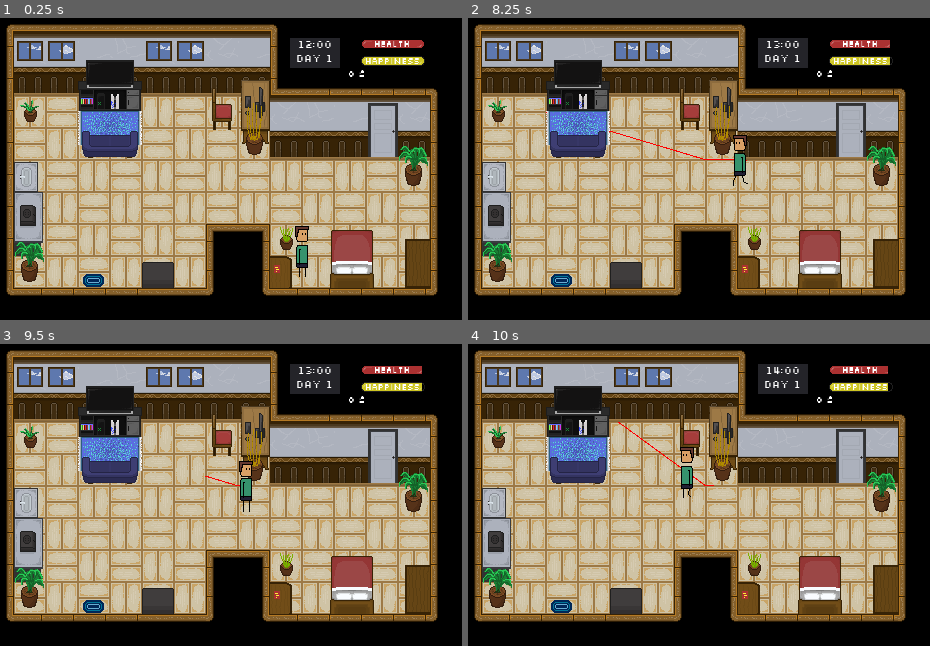
Above: before the commit, frames 1-4 (two rows, left to right).
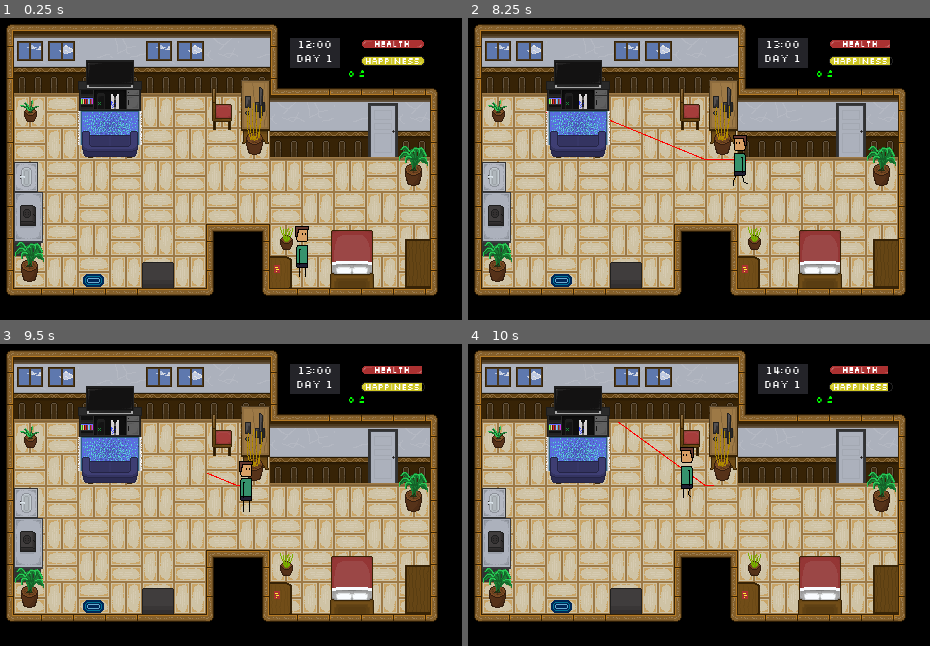
Above: after the commit, the same moments.

Repository: sun-wise-man/work-from-home
Game: Godot game, scene res://scenes/main.tscn
Same seed, same stepped clock (60 frames per second), same inputs: the game is played once before the commit and once after it.
Inputs (mouse positions are in pixels of both pictures, inside the frame that each line leads up to):
- Up to frame 1 (0.25 s): no input
- Up to frame 2 (8.25 s): move the mouse to (819, 259) at 0.52 s; click (819, 259) at 0.67 s; click "Go to sleep" at 1.25 s; move the mouse to (495, 217) at 2.02 s; click (495, 217) at 2.17 s; click "Make a meal" at 2.75 s; move the mouse to (578, 99) at 3.52 s; click (578, 99) at 3.67 s; click "Play a game" at 4.25 s; move the mouse to (722, 117) at 5.02 s; click (722, 117) at 5.17 s; click "Do a work" at 5.75 s; move the mouse to (851, 129) at 6.52 s; click (851, 129) at 6.67 s; click "Use bathroom" at 7.25 s; move the mouse to (546, 111) at 8.02 s; click (546, 111) at 8.17 s
- Up to frame 3 (9.5 s): move the mouse to (244, 485) at 8.77 s; click (244, 485) at 8.92 s
- Up to frame 4 (10 s): move the mouse to (615, 407) at 9.52 s; click (615, 407) at 9.67 s

The runs differ from the first frame. In frame 1, less than 0.1% of the frame differs, in the area x 75-79%, y 17-20%; in frame 2, 0.2%, in the area x 30-79%, y 17-48%; in frame 3, less than 0.1%; in frame 4, less than 0.1%.

Commit message:
collision update and element bar gain total ui

Diff:
--- a/scenes/Main.gd
+++ b/scenes/Main.gd
@@ -136,10 +136,10 @@
 		$GUI/HealthBar.value += health_gain_total
 		$GUI/HappinessBar.value += happiness_gain_total
 		money += work_gain_total
+		$GUI/HealthBar/Status.get_gain_number(health_gain_total)
+		$GUI/HappinessBar/Status.get_gain_number(happiness_gain_total)
+		$GUI/MoneyText/Status.get_gain_number(work_gain_total)
 		reset_money()
-		$Player/Status.visible = true
-		$Player/Status.text = (str(health_gain_total) + " " + str(happiness_gain_total)
-			+ " " + str(work_gain_total))
 
 func reset_money():
 	$GUI/MoneyText.text = str(money) + " $"
--- a/scenes/Status.gd
+++ b/scenes/Status.gd
@@ -5,3 +5,11 @@
 	if visible == true:
 		yield(get_tree().create_timer(1.0), "timeout")
 		visible = false
+
+func get_gain_number(total):
+	if total > 0:
+		visible = true
+		text = "+" + str(total)
+	elif total < 0:
+		visible = true
+		text = str(total)
--- a/scenes/main.tscn
+++ b/scenes/main.tscn
@@ -34,9 +34,9 @@
 [ext_resource path="res://sprites/Element_Bar/Happiness_GUI_64x.png" type="Texture" id=32]
 
 [sub_resource type="NavigationPolygon" id=1]
-vertices = PoolVector2Array( 439.385, 184.104, 440.561, 212.316, 417.061, 212.066, 416.936, 182.982, 340.561, 222.316, 317.561, 212.316, 302.218, 196.477, 288.561, 158.316, 418.078, 158.506, 400.561, 222.316, 64.5613, 150.316, 40.5613, 150.316, 40.5613, 122.276, 63.9934, 122.475, 248.926, 142.315, 210.561, 277.316, 72.5613, 278.316, 72.5613, 182.316, 210.559, 196.792, 417.311, 278.316, 400.561, 278.316, 340.561, 278.316, 317.652, 278.372, 64.5613, 182.316, 64.5887, 93.9015, 248.505, 94.3163, 256.069, 157.99, 256.069, 142.513, 302.561, 212.316 )
-polygons = [ PoolIntArray( 0, 1, 2, 3 ), PoolIntArray( 4, 5, 6, 7, 8, 3, 9 ), PoolIntArray( 10, 11, 12, 13, 14 ), PoolIntArray( 15, 16, 17, 18 ), PoolIntArray( 2, 19, 20, 9, 3 ), PoolIntArray( 21, 22, 5, 4 ), PoolIntArray( 17, 23, 10, 14 ), PoolIntArray( 24, 25, 14, 13 ), PoolIntArray( 26, 18, 17, 14, 27 ), PoolIntArray( 5, 28, 6 ), PoolIntArray( 6, 18, 26, 7 ) ]
-outlines = [ PoolVector2Array( 72.5613, 278.316, 72.5613, 18 …(452 unchanged characters)… 77, 210.559, 196.792, 210.561, 277.316 ) ]
+vertices = PoolVector2Array( 416.936, 182.982, 439.385, 184.104, 440.561, 212.316, 417.061, 212.066, 302.218, 196.477, 288.561, 158.316, 418.078, 158.506, 40.5613, 150.316, 40.5613, 122.276, 63.9934, 122.475, 64.5613, 150.316, 210.559, 196.792, 210.561, 277.316, 72.5613, 278.316, 72.5613, 182.316, 97.0876, 157.617, 160.241, 157.302, 256.069, 142.513, 256.069, 157.99, 248.926, 142.315, 160.241, 118.559, 248.505, 94.3163, 64.5887, 93.9015, 96.1426, 118.559, 64.5613, 182.316, 302.561, 212.316, 317.561, 212.316, 417.311, 278.316, 400.561, 278.316, 400.561, 222.316, 340.561, 222.316, 317.652, 278.372, 340.561, 278.316 )
+polygons = [ PoolIntArray( 0, 1, 2, 3, 4 ), PoolIntArray( 5, 6, 0, 4 ), PoolIntArray( 7, 8, 9, 10 ), PoolIntArray( 11, 12, 13, 14, 15, 16 ), PoolIntArray( 17, 18, 11, 16, 19 ), PoolIntArray( 19, 16, 20, 21 ), PoolIntArray( 22, 21, 20, 23 ), PoolIntArray( 9, 22, 23, 15, 10 ), PoolIntArray( 24, 10, 15, 14 ), PoolIntArray( 4, 11, 18, 5 ), PoolIntArray( 25, 4, 3, 26 ), PoolIntArray( 3, 27, 28, 29 ), PoolIntArray( 26, 3, 29, 30 ), PoolIntArray( 31, 26, 30, 32 ) ]
+outlines = [ PoolVector2Array( 72.5613, 278.316, 72.5613, 18 …(452 unchanged characters)… 77, 210.559, 196.792, 210.561, 277.316 ), PoolVector2Array( 97.0876, 157.617, 160.241, 157.302, 160.241, 118.559, 96.1426, 118.559 ) ]
 
 [sub_resource type="TileSet" id=2]
 0/name = "Floor_Wall_64x.png 0"
@@ -646,10 +646,6 @@
 [sub_resource type="RectangleShape2D" id=5]
 extents = Vector2( 7.15993, 26.0387 )
 
-[sub_resource type="DynamicFont" id=6]
-size = 9
-font_data = ExtResource( 25 )
-
 [sub_resource type="RectangleShape2D" id=7]
 extents = Vector2( 22.5005, 29.868 )
 
@@ -657,10 +653,10 @@
 extents = Vector2( 16, 25.9756 )
 
 [sub_resource type="RectangleShape2D" id=9]
-extents = Vector2( 17.7689, 11.3794 )
+extents = Vector2( 30.9083, 25.8009 )
 
 [sub_resource type="RectangleShape2D" id=10]
-extents = Vector2( 16, 13.0445 )
+extents = Vector2( 16, 24.8267 )
 
 [sub_resource type="RectangleShape2D" id=11]
 extents = Vector2( 17, 28 )
@@ -722,6 +718,10 @@
 size = 13
 font_data = ExtResource( 25 )
 
+[sub_resource type="DynamicFont" id=36]
+size = 10
+font_data = ExtResource( 25 )
+
 [sub_resource type="DynamicFont" id=24]
 size = 13
 font_data = ExtResource( 25 )
@@ -776,6 +776,7 @@
 starting_hour = 12
 
 [node name="Navigation2D" type="Navigation2D" parent="."]
+visible = false
 
 [node name="NavigationPolygonInstance" type="NavigationPolygonInstance" parent="Navigation2D"]
 position = Vector2( -0.561279, 1.68368 )
@@ -813,19 +814,6 @@
 [node name="CollisionShape2D" type="CollisionShape2D" parent="Player"]
 shape = SubResource( 5 )
 
-[node name="Status" type="Label" parent="Player"]
-visible = false
-margin_left = -25.0
-margin_top = -32.0
-margin_right = 25.0
-margin_bottom = -15.0
-custom_fonts/font = SubResource( 6 )
-text = "+0 +0 +0"
-script = ExtResource( 29 )
-__meta__ = {
-"_edit_use_anchors_": false
-}
-
 [node name="Objects" type="Node2D" parent="."]
 
 [node name="Bed" type="Sprite" parent="Objects"]
@@ -878,7 +866,7 @@
 [node name="Area2D" type="Area2D" parent="Objects/Console"]
 
 [node name="CollisionShape2D" type="CollisionShape2D" parent="Objects/Console/Area2D"]
-position = Vector2( 0.235962, 20.1442 )
+position = Vector2( -0.117584, 6.17884 )
 shape = SubResource( 9 )
 
 [node name="PC" type="Sprite" parent="Objects"]
@@ -896,7 +884,7 @@
 [node name="Area2D" type="Area2D" parent="Objects/PC"]
 
 [node name="CollisionShape2D" type="CollisionShape2D" parent="Objects/PC/Area2D"]
-position = Vector2( 16.25, 4.25 )
+position = Vector2( 16.0831, -7.09615 )
 shape = SubResource( 10 )
 
 [node name="Bathroom" type="Sprite" parent="Objects"]
@@ -963,7 +951,6 @@
 texture_progress = ExtResource( 30 )
 script = ExtResource( 11 )
 __meta__ = {
-"_edit_group_": true,
 "_edit_use_anchors_": false
 }
 
@@ -980,6 +967,17 @@
 "_edit_use_anchors_": false
 }
 
+[node name="Status" type="Label" parent="GUI/HealthBar"]
+visible = false
+margin_left = 67.5287
+margin_top = 26.6933
+margin_right = 107.529
+margin_bottom = 40.6933
+custom_fonts/font = SubResource( 36 )
+custom_colors/font_color = Color( 0.67451, 0.196078, 0.196078, 1 )
+text = "+0"
+script = ExtResource( 29 )
+
 [node name="HappinessBar" type="TextureProgress" parent="GUI"]
 margin_left = 379.0
 margin_top = 29.0
@@ -990,7 +988,6 @@
 texture_progress = ExtResource( 32 )
 script = ExtResource( 11 )
 __meta__ = {
-"_edit_group_": true,
 "_edit_use_anchors_": false
 }
 
@@ -1007,6 +1004,20 @@
 "_edit_use_anchors_": false
 }
 
+[node name="Status" type="Label" parent="GUI/HappinessBar"]
+visible = false
+margin_left = 67.7055
+margin_top = 26.8406
+margin_right = 107.705
+margin_bottom = 40.8406
+custom_fonts/font = SubResource( 36 )
+custom_colors/font_color = Color( 0.807843, 0.776471, 0.137255, 1 )
+text = "+0"
+script = ExtResource( 29 )
+__meta__ = {
+"_edit_use_anchors_": false
+}
+
 [node name="MoneyText" type="Label" parent="GUI"]
 margin_left = 301.0
 margin_top = 69.182
@@ -1014,9 +1025,25 @@
 margin_bottom = 85.182
 rect_scale = Vector2( 0.7, 0.7 )
 custom_fonts/font = SubResource( 25 )
+custom_colors/font_color = Color( 0, 1, 0, 1 )
 text = "0 $"
 align = 1
 valign = 1
+__meta__ = {
+"_edit_use_anchors_": false
+}
+
+[node name="Status" type="Label" parent="GUI/MoneyText"]
+visible = false
+margin_left = 136.177
+margin_top = 0.133812
+margin_right = 176.177
+margin_bottom = 14.1338
+rect_scale = Vector2( 1.30344, 1.38164 )
+custom_fonts/font = SubResource( 36 )
+custom_colors/font_color = Color( 0, 1, 0, 1 )
+text = "+0"
+script = ExtResource( 29 )
 __meta__ = {
 "_edit_use_anchors_": false
 }
@@ -1251,13 +1278,12 @@
 text = "Play a game"
 align = 1
 valign = 1
+[connection signal="hour_pass" from="." to="Objects/Windows" method="_on_World_hour_pass"]
+[connection signal="hour_pass" from="." to="." method="_on_World_hour_pass"]
+[connection signal="hour_pass" from="." to="GUI/Time" method="_on_World_hour_pass"]
 [connection signal="hour_pass" from="." to="GUI/HealthBar" method="_on_World_hour_pass"]
 [connection signal="hour_pass" from="." to="GUI/HappinessBar" method="_on_World_hour_pass"]
-[connection signal="hour_pass" from="." to="GUI/Time" method="_on_World_hour_pass"]
-[connection signal="hour_pass" from="." to="." method="_on_World_hour_pass"]
-[connection signal="hour_pass" from="." to="Objects/Windows" method="_on_World_hour_pass"]
 [connection signal="path_done" from="Player" to="." method="_on_Player_path_done"]
-[connection signal="visibility_changed" from="Player/Status" to="Player/Status" method="_on_Status_visibility_changed"]
 [connection signal="mouse_entered" from="Objects/Bed/Area2D" to="Objects/Bed" method="_on_Area2D_mouse_entered"]
 [connection signal="mouse_exited" from="Objects/Bed/Area2D" to="Objects/Bed" method="_on_Area2D_mouse_exited"]
 [connection signal="mouse_entered" from="Objects/Stove/Area2D" to="Objects/Stove" method="_on_Area2D_mouse_entered"]
@@ -1268,14 +1294,17 @@
 [connection signal="mouse_exited" from="Objects/PC/Area2D" to="Objects/PC" method="_on_Area2D_mouse_exited"]
 [connection signal="mouse_entered" from="Objects/Bathroom/Area2D" to="Objects/Bathroom" method="_on_Area2D_mouse_entered"]
 [connection signal="mouse_exited" from="Objects/Bathroom/Area2D" to="Objects/Bathroom" method="_on_Area2D_mouse_exited"]
+[connection signal="visibility_changed" from="GUI/HealthBar/Status" to="GUI/HealthBar/Status" method="_on_Status_visibility_changed"]
+[connection signal="visibility_changed" from="GUI/HappinessBar/Status" to="GUI/HappinessBar/Status" method="_on_Status_visibility_changed"]
+[connection signal="visibility_changed" from="GUI/MoneyText/Status" to="GUI/MoneyText/Status" method="_on_Status_visibility_changed"]
 [connection signal="pressed" from="GUI/DecisionPanel/Option1" to="GUI/DecisionPanel" method="_on_Option1_pressed"]
 [connection signal="pressed" from="GUI/DecisionPanel/Option2" to="GUI/DecisionPanel" method="_on_Option2_pressed"]
 [connection signal="visibility_changed" from="GUI/EventPanel" to="GUI/EventPanel" method="_on_EventPanel_visibility_changed"]
-[connection signal="upgrade_object" from="GUI/ActivitySystem" to="Objects/Bathroom" method="_on_ActivitySystem_upgrade_object"]
+[connection signal="upgrade_object" from="GUI/ActivitySystem" to="Objects/Bed" method="_on_ActivitySystem_upgrade_object"]
+[connection signal="upgrade_object" from="GUI/ActivitySystem" to="Objects/Console" method="_on_ActivitySystem_upgrade_object"]
 [connection signal="upgrade_object" from="GUI/ActivitySystem" to="Objects/PC" method="_on_ActivitySystem_upgrade_object"]
 [connection signal="upgrade_object" from="GUI/ActivitySystem" to="Objects/Stove" method="_on_ActivitySystem_upgrade_object"]
-[connection signal="upgrade_object" from="GUI/ActivitySystem" to="Objects/Console" method="_on_ActivitySystem_upgrade_object"]
-[connection signal="upgrade_object" from="GUI/ActivitySystem" to="Objects/Bed" method="_on_ActivitySystem_upgrade_object"]
+[connection signal="upgrade_object" from="GUI/ActivitySystem" to="Objects/Bathroom" method="_on_ActivitySystem_upgrade_object"]
 [connection signal="mouse_entered" from="GUI/ActivitySystem/Panel" to="." method="_on_Panel_mouse_entered"]
 [connection signal="mouse_exited" from="GUI/ActivitySystem/Panel" to="." method="_on_Panel_mouse_exited"]
 [connection signal="mouse_entered" from="GUI/ActivitySystem/Panel/Button" to="." method="_on_Button_mouse_entered"]
